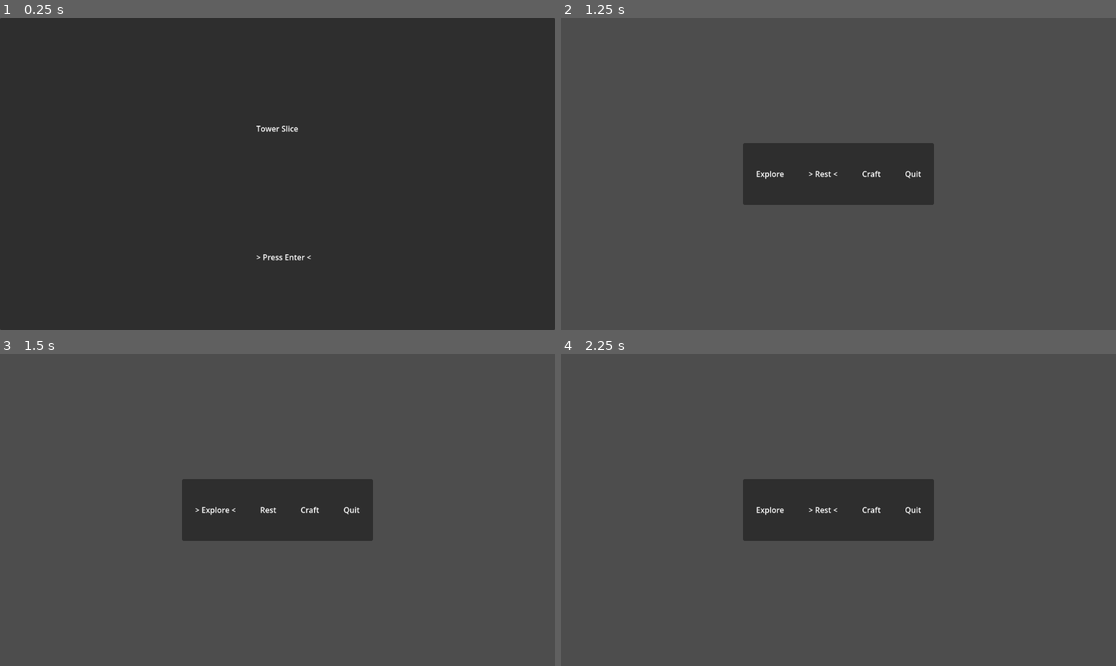
Above: before the commit, frames 1-4 (two rows, left to right).
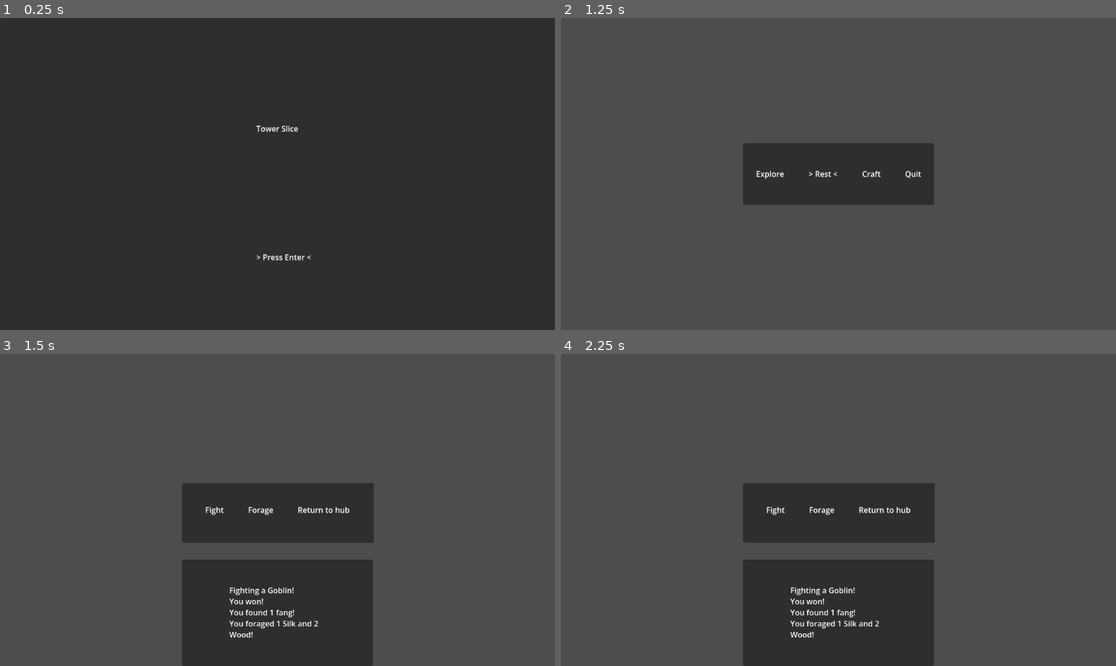
Above: after the commit, the same moments.

Repository: RaoulTheF00l/Tower-Slice
Game: Godot game, scene res://Scene/title.tscn
The game is run twice, just before and just after one commit, with the same random seed, the same clock (stepped at 60 frames per second) and the same inputs.
Inputs:
- Up to frame 1 (0.25 s): no input
- Up to frame 2 (1.25 s): tap Enter (ui_accept) at 0.5 s; hold Right (ui_right) from 0.53 s (still down); hold Enter (ui_accept) from 0.53 s (still down)
- Up to frame 3 (1.5 s): release Right (ui_right) at 1.28 s; release Enter (ui_accept) at 1.28 s; hold Left (ui_left) from 1.28 s (still down); tap Enter (ui_accept) at 1.35 s
- Up to frame 4 (2.25 s): tap Enter (ui_accept) at 1.52, 1.82, 2 s; release Left (ui_left) at 2.03 s; hold Right (ui_right) from 2.03 s (still down); hold Enter (ui_accept) from 2.03 s (still down)

Frames 1-2 are identical in both runs. In frame 3, 12% of the frame differs, in the area x 32-68%, y 40-100%; in frame 4, 12%.

Commit message:
Added Crafting script and quit functionality on Hub scene

Diff:
--- a/Scripts/hub.gd
+++ b/Scripts/hub.gd
@@ -5,20 +5,17 @@
 @onready var craft_label: Label = $HBoxContainer/craftLabel
 @onready var quit_label: Label = $HBoxContainer/quitLabel
 
-
 var labels: Array[Label] = []
 var options := ["Explore", "Rest", "Craft", "Quit"]
 var selected_index := 0
 
 
-
-# Called when the node enters the scene tree for the first time.
 func _ready() -> void:
 	labels = [
 		explore_label,
 		rest_label,
 		craft_label,
-		quit_label
+		quit_label,
 	]
 
 	_update_menu()
@@ -27,17 +24,18 @@
 func _unhandled_input(event: InputEvent) -> void:
 	if event.is_action_pressed("ui_right"):
 		selected_index += 1
-	if selected_index >= options.size():
-		selected_index = 0
-
-	_update_menu()
-
+		if selected_index >= options.size():
+			selected_index = 0
+		_update_menu()
 
 	if event.is_action_pressed("ui_left"):
 		selected_index -= 1
-	if selected_index < 0:
-		selected_index = options.size() - 1
-	_update_menu()
+		if selected_index < 0:
+			selected_index = options.size() - 1
+		_update_menu()
+
+	if event.is_action_pressed("ui_accept"):
+		_select_option()
 
 
 func _update_menu() -> void:
@@ -49,4 +47,19 @@
 
 
 func _select_option() -> void:
-	pass
+	var selected_option  = options[selected_index]
+
+	if selected_option == "Explore":
+		get_tree().change_scene_to_file("res://Scene/first_floor.tscn")
+
+	elif selected_option == "Rest":
+		print("You rested. Nothing happens yet.")
+
+	elif selected_option == "Craft":
+		if Gamestate.craft_dagger():
+			print("You crafted the D-Rank Dagger! Prototype complete!")
+		else:
+			print("You need 1 Fang, 1 Silk, and 2 Wood.")
+
+	elif selected_option == "Quit":
+		get_tree().quit()
